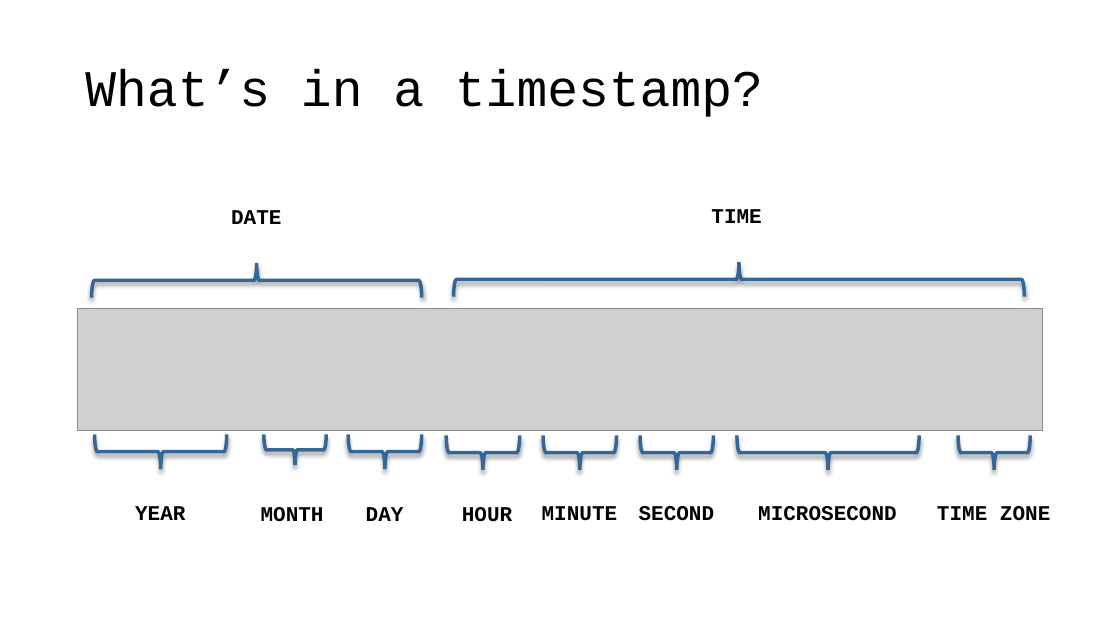
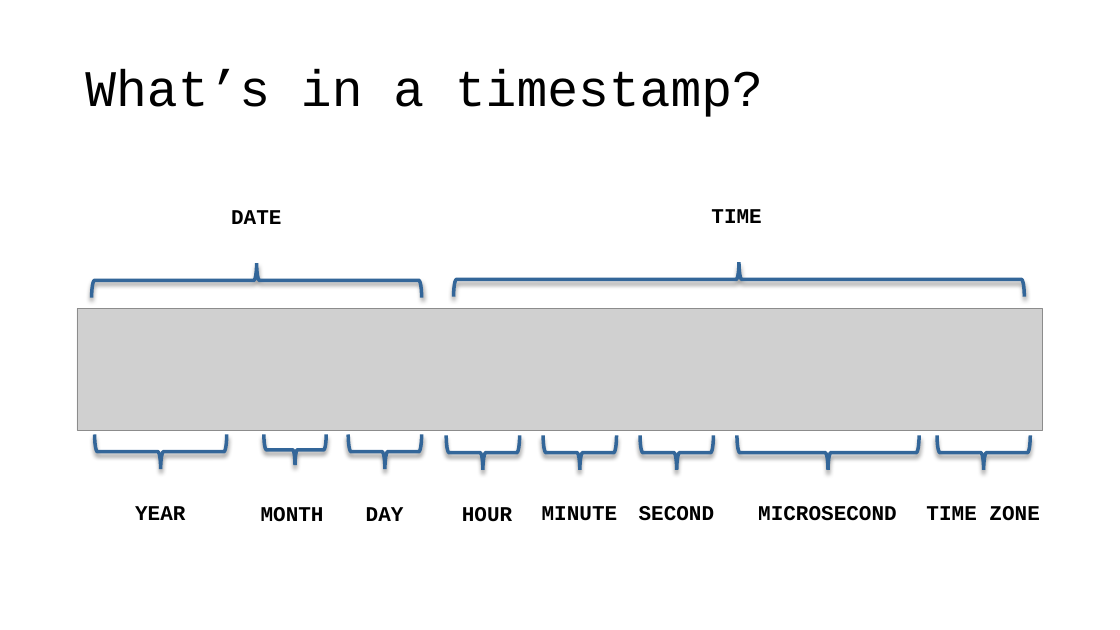
Before and after one commit to VadimAcosta/timestamps_and_intervals, a slide deck: slide 4 of times_and_dates.pptx (slide 5 before the commit). Drawn at 1120x630 pixels with LibreOffice and Linux fonts; fonts in the diff are those of the drawing; grey boxes stand for pictures. Boxes give left, top, right and bottom in pixels: in the first picture for what was removed or moved away, otherwise in the second. Text is boxed around its words. In the diff, an @@ line names an element or a change of style, - is before the commit and + after.

```diff
--- a/times_and_dates.pptx
+++ b/times_and_dates.pptx
@@ left brace: place and size @@
-left brace at [958,436,1031,470]
+left brace at [938,435,1031,470]
@@ text "TIME ZONE": place and size @@
-text "TIME ZONE" at [937,506,1050,521]
+text "TIME ZONE" at [926,506,1039,521]
```
Also in this commit, not shown: 7 other slides changed, 15 slides added, 2 slides removed.
